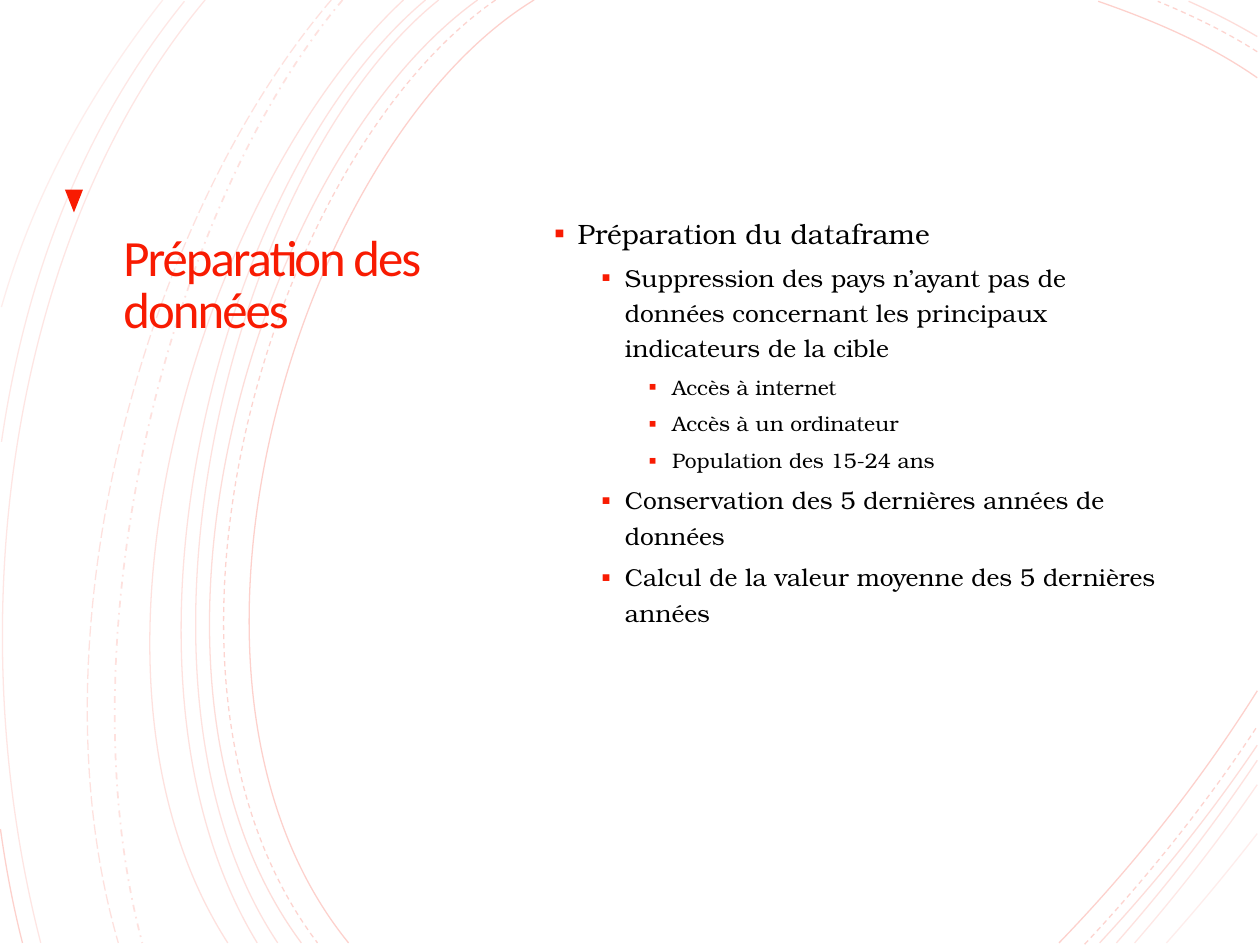
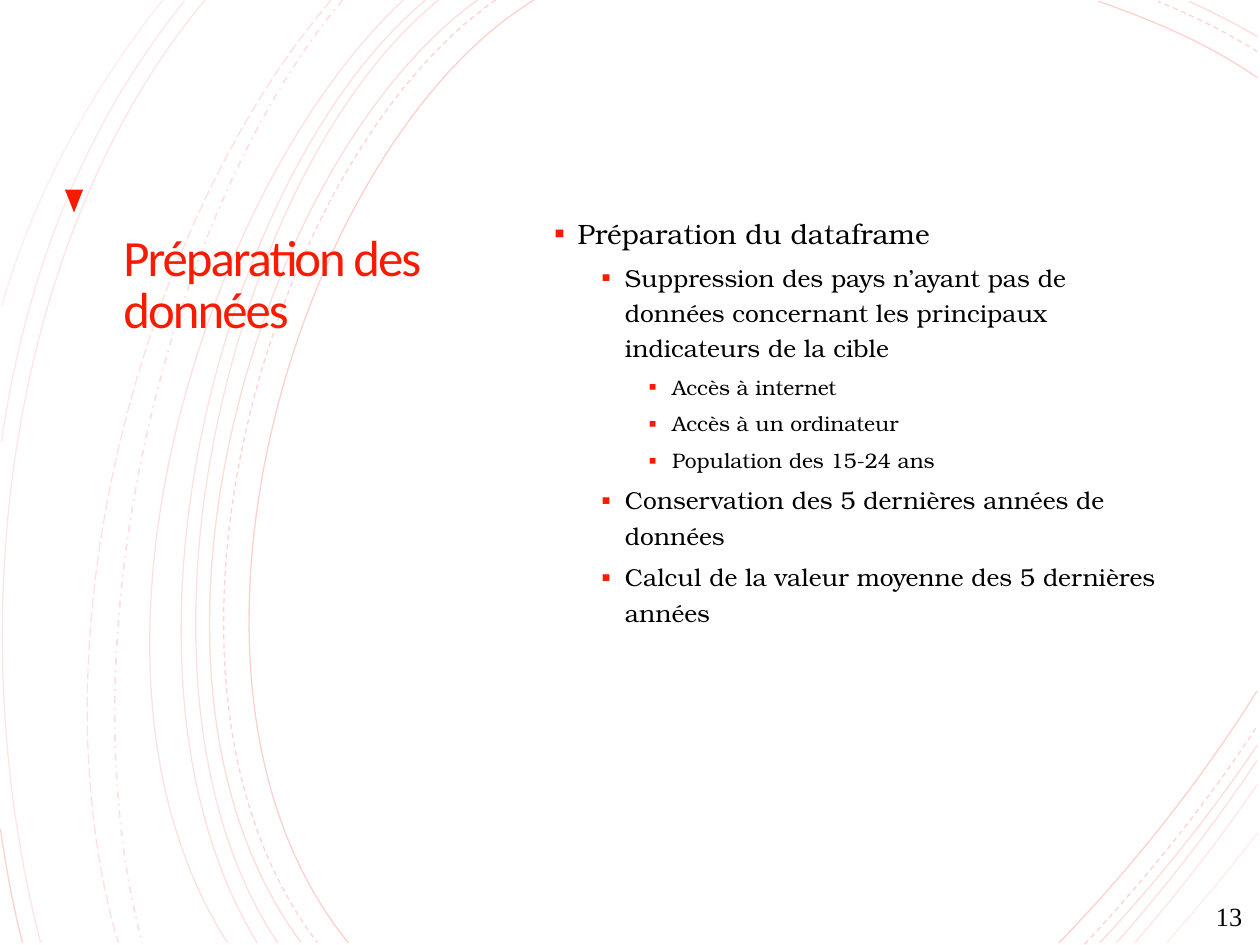
Before and after one commit to lalende/OpenClassRooms-Certification-Data-Scientist, a slide deck: slide 13 of Projet 2 - Analysez des données de systèmes éducatifs/Projet 2.pptx. Drawn at 1260x945 pixels with LibreOffice and Linux fonts; fonts in the diff are those of the drawing. Boxes give left, top, right and bottom in pixels: in the first picture for what was removed or moved away, otherwise in the second. Text is boxed around its words. In the diff, an @@ line names an element or a change of style, - is before the commit and + after.

```diff
--- a/Projet 2 - Analysez des données de systèmes éducatifs/Projet 2.pptx
+++ b/Projet 2 - Analysez des données de systèmes éducatifs/Projet 2.pptx
@@ outline redrawn in 3 elements at bbox=[1062, 769, 1259, 944], bbox=[1206, 898, 1259, 944], bbox=[1060, 690, 1257, 942] @@
@@ page number added at bbox=[1216, 908, 1242, 927], 15 pt, text #000000 @@
+13
```
Also in this commit, not shown: 18 other slides changed, 8 slides added, 4 other files.
